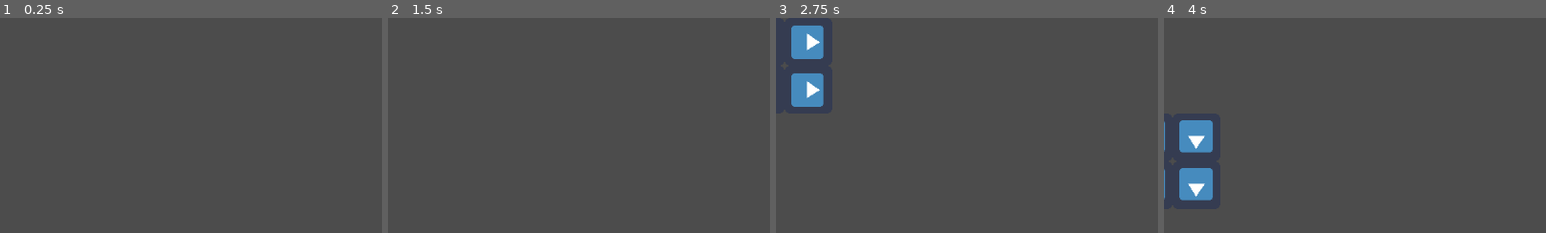
Above: before the commit, frames 1-4 (left to right).
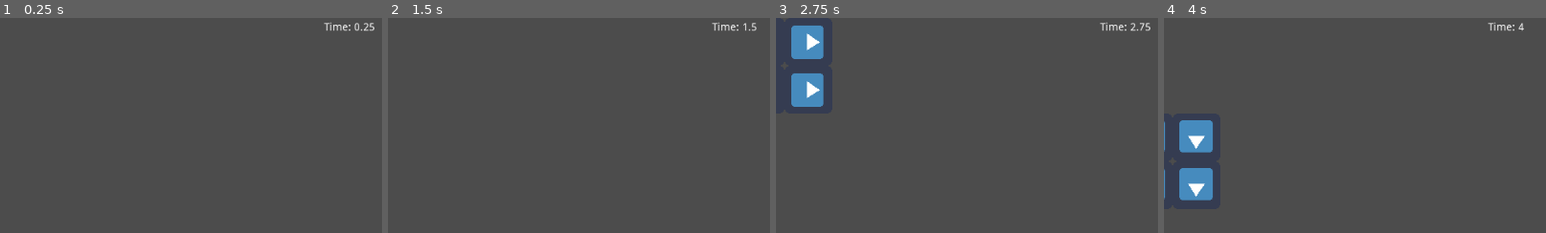
Above: after the commit, the same moments.

Repository: KavehNejad/Hack-2023
Game: Godot game, scene res://src/scenes/Tutorial level.tscn
The game is run twice, just before and just after one commit, with the same random seed, the same clock (stepped at 60 frames per second) and the same inputs. The engine's default icon, where the game draws it, is replaced by a stand-in: a white triangle on a blue panel in a dark square.
Inputs:
- Up to frame 1 (0.25 s): no input
- Up to frame 2 (1.5 s): tap Enter at 0.5 s; hold Right (right) from 0.53 s (still down); tap F (game_mode_switch) at 0.6, 1.35 s; tap Up (jump) at 0.77 s
- Up to frame 3 (2.75 s): tap Up (jump) at 1.52 s; release Right (right) at 2.03 s; hold A (left) from 2.03 s (still down); tap F (game_mode_switch) at 2.1 s
- Up to frame 4 (4 s): release A (left) at 2.78 s; hold Right (right) from 2.78 s (still down); tap F (game_mode_switch) at 2.85, 3.6 s; tap Up (jump) at 3.02, 3.77 s
The pictures show only the part of the screen within x 43-93%, y 0-50%; the shares and areas given below are measured in that part.

The runs differ from the first frame. In frame 1, 0.2% of the frame differs, in the area x 84-98%, y 1-7%; in frame 2, 0.2%; in frame 3, 0.2%; in frame 4, 0.1%.

Commit message:
Has timer

Diff:
--- a/super-tetris-world/src/scenes/LevelOne.tscn
+++ b/super-tetris-world/src/scenes/LevelOne.tscn
@@ -23,3 +23,15 @@
 
 [node name="flag" parent="." instance=ExtResource( 5 )]
 position = Vector2( 2018.05, 158.367 )
+
+[node name="CanvasLayer" type="CanvasLayer" parent="."]
+
+[node name="time" type="Label" parent="CanvasLayer"]
+margin_left = 871.0
+margin_top = 6.0
+margin_right = 921.0
+margin_bottom = 34.0
+text = "TIME: "
+__meta__ = {
+"_edit_use_anchors_": false
+}
--- a/super-tetris-world/src/scenes/Tutorial level.tscn
+++ b/super-tetris-world/src/scenes/Tutorial level.tscn
@@ -24,3 +24,15 @@
 
 [node name="exit_portal" parent="." instance=ExtResource( 5 )]
 position = Vector2( 4510.48, 473.122 )
+
+[node name="CanvasLayer" type="CanvasLayer" parent="."]
+
+[node name="time" type="Label" parent="CanvasLayer"]
+margin_left = 871.0
+margin_top = 6.0
+margin_right = 921.0
+margin_bottom = 34.0
+text = "TIME: "
+__meta__ = {
+"_edit_use_anchors_": false
+}
--- a/super-tetris-world/src/scripts/world.gd
+++ b/super-tetris-world/src/scripts/world.gd
@@ -11,6 +11,8 @@
 
 var grid = []
 var shapes
+
+var time = 0
 
 onready var player = get_node('Player')
 
@@ -58,6 +60,8 @@
 	spawn_shape()
 
 func _process(delta):
+	time += delta
+	$CanvasLayer/time.set_text("Time: " + str(stepify(time, 0.01)))
 	if Input.is_action_just_pressed("game_mode_switch"):
 		if Global.game_mode == 'Platformer':
 			Global.game_mode = 'Tetris'
